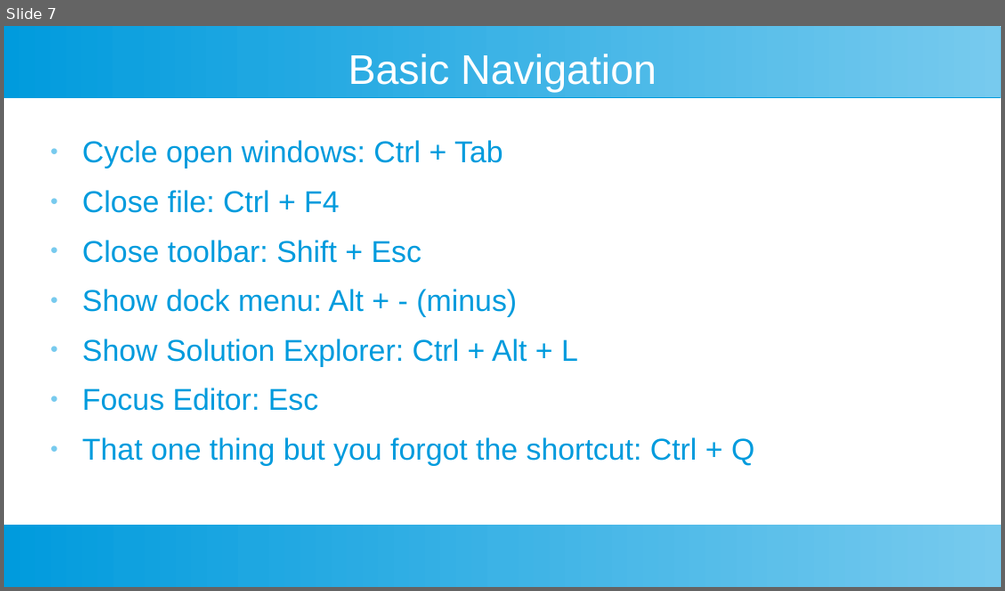
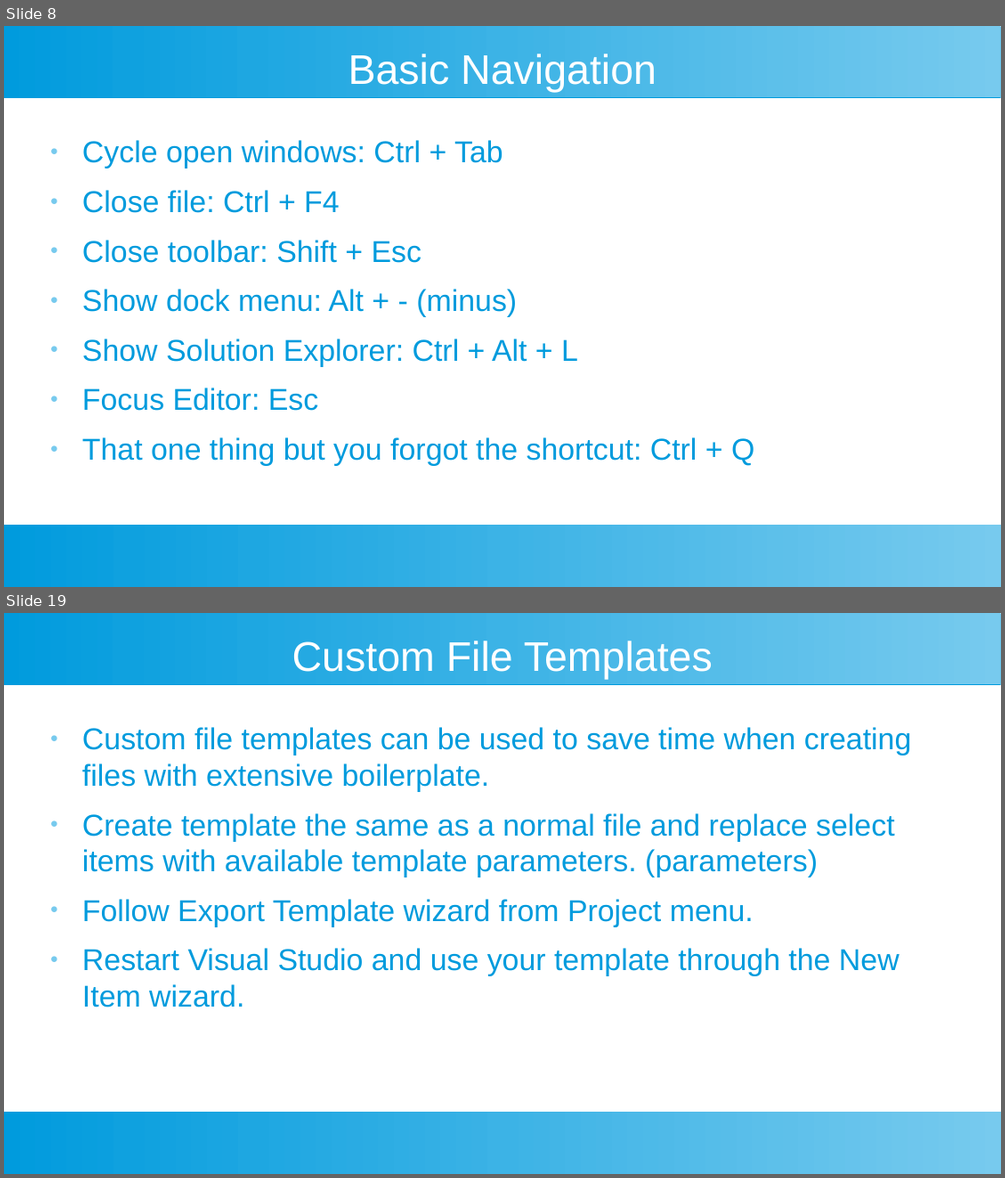
Before and after one commit to SmithE65/Productivity, a slide deck: Productivity.odp. Shown one above the other, each under a label of ours: slide 7 before the commit, slides 8 and 19 after it; the slides between them are not shown. The pictures are 1005x591 and 1005x1178 pixels, drawn with LibreOffice and Linux fonts; fonts in the diff are those of the drawing. Boxes give left, top, right and bottom in pixels: in the first picture for what was removed or moved away, otherwise in the second. Text is boxed around its words. In the diff, an @@ line names an element or a change of style, - is before the commit and + after.

Commit message:
Templates and Snippets

```diff
--- a/Productivity.odp
+++ b/Productivity.odp
@@ slide 19 added at [4,613,1001,1174], background #FFFFFF; not listed: 2 template elements that a slide beside it also shows @@
@@ title added at [292,641,712,679], 33 pt, text #FFFFFF @@
+Custom File Templates
@@ text added at [82,727,911,1007], 24 pt, text #009BDD @@
+● Custom file templates can be used to save time when creating files with extensive boilerplate.
+● Create template the same as a normal file and replace select items with available template parameters. (parameters)
+● Follow Export Template wizard from Project menu.
+● Restart Visual Studio and use your template through the New Item wizard.
@@ what was slide 7 is now slide 8 @@
```
Also in this commit, not shown: 6 slides changed, 16 other slides added, 2 slides removed.
